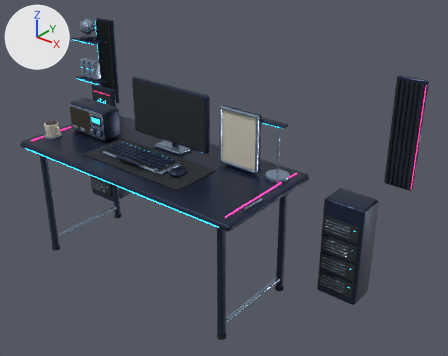
One commit to the glTF model public/desk/models/variants/desk-neon-mobile.glb: the scene before it, then after it.
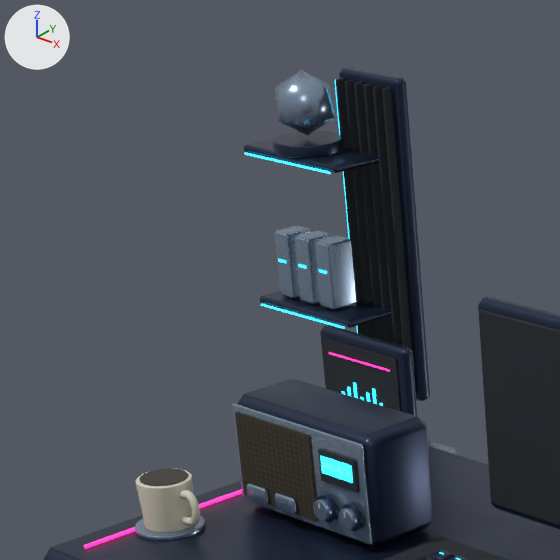
Old and new are each drawn whole from a 50 mm camera at (15.41, -11.87, 11.13) aimed at (1.3, 5.77, 0.19) and again close up on the part from 2% to 34% of the width and 0% to 41% of the height. The lights are fixed; the arrows at upper left show +X, +Y and +Z. The first two pictures are the older version. Where no turn or scale is listed for an object, it has been applied to the vertices. Vertices at exactly the same position are counted once.

Objects in the first close-up: 'Accessories__finish', 'Computer__finish', 'Desk__finish', 'Radio__finish', 'Scenery__finish' and 1 more.
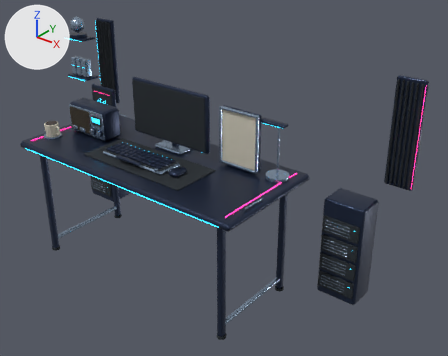
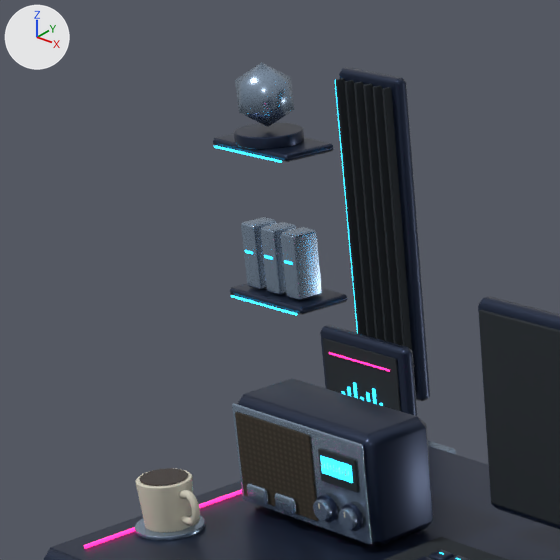
Commit message: fix(desk): separate left furnishings from curtains and desk legs

Patch to the scene script:
```diff
--- a/public/desk/models/variants/desk-neon-mobile.glb.py
+++ b/public/desk/models/variants/desk-neon-mobile.glb.py
@@ me_cube_159 @@
 # used by ob_scenery__finish; location = (-8.13, 7.8, 3.0)
-me_cube_159.from_pydata(...)  # 2772 vertices, 5188 faces; spans x -1.1..16.4, y -2.1..0.2, z -6.4..2.1
+me_cube_159.from_pydata(...)  # 2772 vertices, 5188 faces; spans x -1.7..16.4, y -2.1..0.2, z -6.4..2.1
+# me_cube_159 part 1: the loose piece of 24 vertices spanning x -0.9..-0.6, y -0.6..-0.2, z -0.8..0.0 is moved by (-0.7, 0.0, 0.0)
+# me_cube_159 part 2: the loose piece of 24 vertices spanning x -0.5..-0.2, y -0.6..-0.2, z -0.8..0.0 is moved by (-0.7, 0.0, 0.0)
+# me_cube_159 part 3: the loose piece of 24 vertices spanning x -0.1..0.2, y -0.6..-0.2, z -0.8..0.0 is moved by (-0.7, 0.0, 0.0)
+# me_cube_159 part 4: the loose piece of 12 vertices spanning x -0.6..0.1, y -0.7..0.0, z 1.3..2.1 is moved by (-0.7, 0.0, 0.0)
+# me_cube_159 part 5: the loose piece of 24 vertices spanning x -1.1..0.6, y -0.7..0.1, z -1.0..-0.9 is scaled about its middle by (0.825, 1, 1), then moved by (-0.8, 0.0, 0.0)
+# me_cube_159 part 6: the loose piece of 24 vertices spanning x -1.1..0.6, y -0.7..0.1, z 1.0..1.1 is scaled about its middle by (0.825, 1, 1), then moved by (-0.8, 0.0, 0.0)
+# me_cube_159 part 7: the loose piece of 96 vertices spanning x -0.7..0.2, y -0.8..0.1, z 1.1..1.2 is moved by (-0.8, 0.0, 0.0)
+# me_cube_159 part 8: the loose piece of 24 vertices spanning x -1.1..0.5, y -0.7, z -1.0..-0.9 is scaled about its middle by (0.812, 1, 1), then moved by (-0.7, 0.0, 0.0)
+# me_cube_159 part 9: the loose piece of 24 vertices spanning x -1.1..0.5, y -0.7, z 1.0 is scaled about its middle by (0.812, 1, 1), then moved by (-0.7, 0.0, 0.0)
+# me_cube_159 part 10: the loose piece of 24 vertices spanning x -0.8..-0.7, y -0.6, z -0.4..-0.3 is moved by (-0.7, 0.0, 0.0)
+# me_cube_159 part 11: the loose piece of 24 vertices spanning x -0.4..-0.3, y -0.6, z -0.4..-0.3 is moved by (-0.7, 0.0, 0.0)
+# me_cube_159 part 12: the loose piece of 24 vertices spanning x 0.0..0.1, y -0.6, z -0.4..-0.3 is moved by (-0.7, 0.0, 0.0)
 me_cube_159.materials.append(mat_desk___soft_graphite)
```

Pixel boxes [x1, y1, x2, y2] of what changed, in the close-ups (560 x 560 px; the box of a moved part takes in the faces that stretch with it):
'Scenery__finish', reshaped
    before: [244, 68, 456, 454]
    after: [213, 62, 456, 454]
part 1 of me_cube_159, moved or reshaped
    before: [274, 225, 310, 299]
    after: [241, 217, 277, 290]
part 2 of me_cube_159, moved or reshaped
    before: [295, 231, 331, 304]
    after: [261, 222, 297, 295]
part 3 of me_cube_159, moved or reshaped
    before: [315, 236, 356, 310]
    after: [281, 227, 322, 300]
part 4 of me_cube_159, moved or reshaped
    before: [274, 70, 334, 135]
    after: [235, 62, 295, 127]
part 5 of me_cube_159, moved or reshaped
    before: [260, 291, 391, 328]
    after: [230, 283, 347, 315]
part 6 of me_cube_159, moved or reshaped
    before: [244, 138, 379, 173]
    after: [213, 134, 334, 162]
part 7 of me_cube_159, moved or reshaped
    before: [273, 131, 344, 158]
    after: [234, 122, 304, 149]
part 8 of me_cube_159, moved or reshaped
    before: [261, 304, 345, 329]
    after: [231, 295, 297, 316]
part 9 of me_cube_159, moved or reshaped
    before: [245, 152, 330, 174]
    after: [214, 145, 282, 163]
part 10 of me_cube_159, moved or reshaped
    before: [278, 259, 286, 263]
    after: [245, 250, 253, 254]
part 11 of me_cube_159, moved or reshaped
    before: [298, 264, 306, 269]
    after: [264, 255, 272, 260]
part 12 of me_cube_159, moved or reshaped
    before: [319, 270, 327, 274]
    after: [284, 260, 292, 265]
